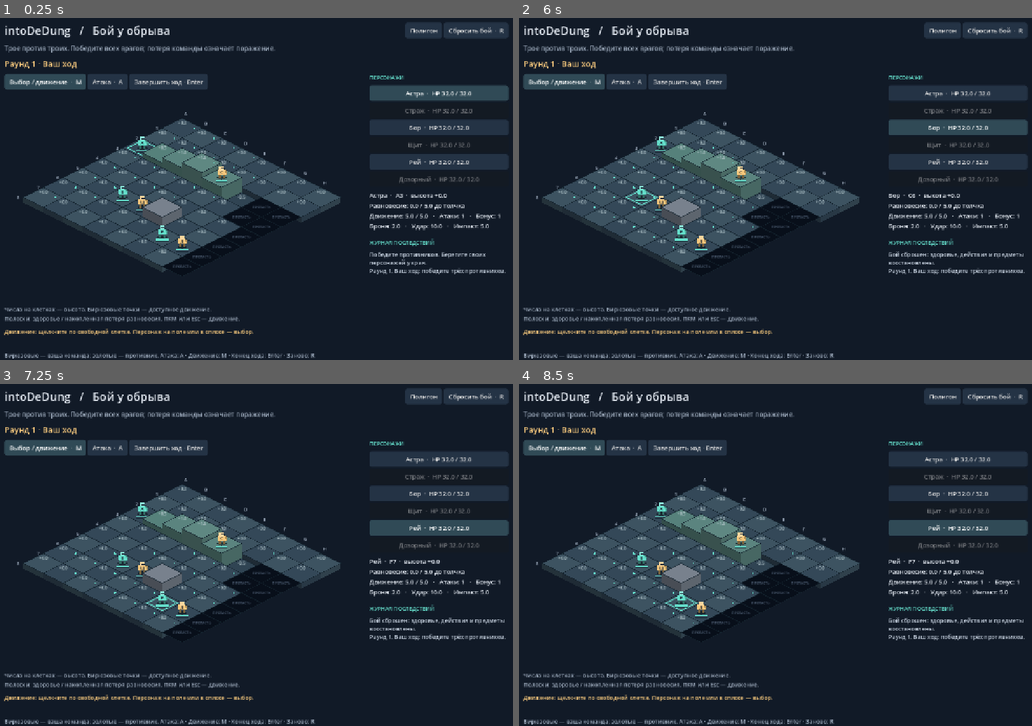
Above: before the commit, frames 1-4 (two rows, left to right).
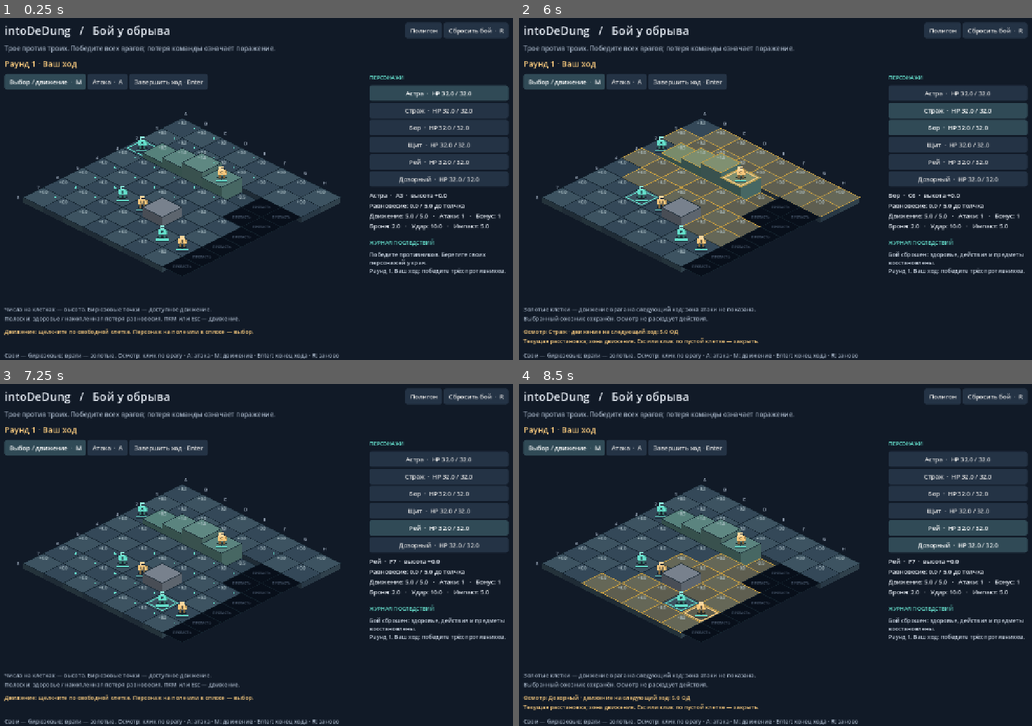
Above: after the commit, the same moments.

Repository: KonisheffAnton/into-de-dung
Game: Godot game, scene res://scenes/demo/tactical_battle.tscn
The game is run twice, just before and just after one commit, with the same random seed, the same clock (stepped at 60 frames per second) and the same inputs.
Inputs (mouse positions are in pixels of both pictures, inside the frame that each line leads up to):
- Up to frame 1 (0.25 s): no input
- Up to frame 2 (6 s): click "Полигон" at 0.5 s; click "Бой против ИИ" at 1.25 s; click "Сбросить бой · R" at 2 s; click "Выбор / движение · M" at 2.75 s; click "Атака · A" at 3.5 s; click "Астра · HP 32.0 / 32.0" at 4.25 s; click "Бор · HP 32.0 / 32.0" at 5 s; click (960, 110) at 5.75 s, where only the run after the commit has a clickable "Страж · HP 32.0 / 32.0"
- Up to frame 3 (7.25 s): click "Рей · HP 32.0 / 32.0" at 6.5 s
- Up to frame 4 (8.5 s): click (960, 510) at 7.25 s, where only the run after the commit has a clickable "Щит · HP 32.0 / 32.0"; click (960, 544) at 8 s, where only the run after the commit has a clickable "Дозорный · HP 32.0 / 32.0"

The runs differ from the first frame. In frame 1, 4.0% of the frame differs, in the area x 1-99%, y 24-100%; in frame 2, 12%, in the area x 0-100%, y 24-100%; in frame 3, 4.0%; in frame 4, 9.0%.

Commit message:
feat(ui): inspect enemy movement without changing selection

Diff:
--- a/scripts/demo/battle_demo.gd
+++ b/scripts/demo/battle_demo.gd
@@ -5,6 +5,7 @@
 var session: BattleDemoSession
 var board_view: BattleDemoBoard
 var attack_mode: bool = false
+var inspected_id: int = UnitId.NONE
 var _roster: VBoxContainer
 var _stats: Label
 var _hint: Label
@@ -157,11 +158,22 @@
 func set_attack_mode(enabled: bool) -> void:
 	if _battle != null and not _battle.can_player_act(): return
 	attack_mode = enabled
+	# Режим действия закрывает осмотр, чтобы подсветка не смешивалась с целью атаки.
+	inspected_id = UnitId.NONE
 	_refresh()
 
 func select_character(id: int) -> void:
 	if session.select_unit(id):
+		inspected_id = UnitId.NONE
 		set_attack_mode(false)
+
+func inspect_enemy(id: int) -> void:
+	if _battle == null or _battle.phase != BattleTacticalSession.Phase.PLAYER_TURN or not _battle.can_player_act(): return
+	var unit := session.board.get_unit_by_id(id)
+	if unit == null or not unit.is_alive() or unit.faction != Faction.Type.ENEMY: return
+	attack_mode = false
+	inspected_id = UnitId.NONE if inspected_id == id else id
+	_refresh()
 
 func handle_cell(cell: Vector2i) -> void:
 	if _battle != null and not _battle.can_player_act(): return
@@ -172,13 +184,21 @@
 			return
 		_show_receipt(session.attack_unit(occupant.id))
 	elif occupant != null:
-		select_character(occupant.id)
+		if _battle != null and occupant.faction == Faction.Type.ENEMY:
+			inspect_enemy(occupant.id)
+		else:
+			select_character(occupant.id)
+	elif inspected_id != UnitId.NONE:
+		# Первый клик по пустой клетке завершает осмотр; движение требует второго клика.
+		inspected_id = UnitId.NONE
+		_refresh()
 	else:
 		_show_receipt(session.move_to(cell))
 
 func reset_demo() -> void:
 	session.reset()
 	attack_mode = false
+	inspected_id = UnitId.NONE
 	_journal.clear()
 	_flow_cursor = 0
 	_ai_delay = 0.0
@@ -191,6 +211,7 @@
 	_create_session()
 	board_view.session = session
 	attack_mode = false
+	inspected_id = UnitId.NONE
 	_journal.clear()
 	_note("Начат бой против компьютера." if tactical_mode else "Полигон: все персонажи управляются вручную.")
 	_refresh()
@@ -198,16 +219,21 @@
 func end_turn() -> void:
 	if _battle == null or not _battle.end_player_turn(): return
 	attack_mode = false
+	inspected_id = UnitId.NONE
 	_ai_delay = 0.5
 	_refresh()
 
 func _refresh() -> void:
+	if inspected_id != UnitId.NONE:
+		var inspected := session.board.get_unit_by_id(inspected_id) if session != null and session.board != null else null
+		if _battle == null or not _battle.can_player_act() or inspected == null or not inspected.is_alive() or inspected.faction != Faction.Type.ENEMY:
+			inspected_id = UnitId.NONE
 	_heading.text = "intoDeDung   /   Бой у обрыва" if tactical_mode else "intoDeDung   /   Полигон"
 	_subtitle.text = "Трое против троих. Победите всех врагов; потеря команды означает поражение." if tactical_mode else "Поднимитесь по ступеням. Ударьте сверху. Столкните стража с уступа."
 	_mode_button.text = "Полигон" if tactical_mode else "Бой против ИИ"
 	_phase_label.visible = tactical_mode
 	_end_turn_button.visible = tactical_mode
-	_instructions.text = "Бирюзовые — ваша команда; золотые — противник. Атака: A · Движение: M · Конец хода: Enter · Заново: R" if tactical_mode else "Ступени: Астра → D3 → A → Страж. Стена: Бор → A → Щит. Пропасть: Рей → A → Мишень на G7."
+	_instructions.text = "Свои — бирюзовые; враги — золотые. Осмотр: клик по врагу · A: атака · M: движение · Enter: конец хода · R: заново" if tactical_mode else "Ступени: Астра → D3 → A → Страж. Стена: Бор → A → Щит. Пропасть: Рей → A → Мишень на G7."
 	var locked := _battle != null and not _battle.can_player_act()
 	_move_button.disabled = locked
 	_attack_button.disabled = locked
@@ -220,6 +246,7 @@
 	_move_button.set_pressed_no_signal(not attack_mode)
 	_attack_button.set_pressed_no_signal(attack_mode)
 	board_view.attack_mode = attack_mode
+	board_view.inspected_id = inspected_id
 	board_view.refresh()
 	for child in _roster.get_children():
 		_roster.remove_child(child)
@@ -230,8 +257,13 @@
 		var button := _button(text)
 		button.toggle_mode = true
 		button.set_pressed_no_signal(unit.id == session.selected_id and alive)
-		button.disabled = not alive or locked or (_battle != null and unit.faction != Faction.Type.PLAYER)
-		button.pressed.connect(select_character.bind(unit.id))
+		if _battle != null and unit.faction == Faction.Type.ENEMY:
+			button.set_pressed_no_signal(unit.id == inspected_id and alive)
+			button.disabled = not alive or locked or _battle == null or _battle.phase != BattleTacticalSession.Phase.PLAYER_TURN
+			button.pressed.connect(inspect_enemy.bind(unit.id))
+		else:
+			button.disabled = not alive or locked
+			button.pressed.connect(select_character.bind(unit.id))
 		_roster.add_child(button)
 	var selected := session.selected_unit()
 	if selected == null:
@@ -242,6 +274,9 @@
 		_stats.text = "%s  ·  %s  ·  высота %+.1f\nРавновесие: %.1f / %.1f до толчка\nДвижение: %.1f / %.1f   ·   Атаки: %d   …(620 unchanged characters)…
 		if selected == session.units[1]: _stats.text += "\nАмулет: +2 HP после каждого полученного урона."
 	_status.text = "Атака: щёлкните по цели. Расход — 1 основное действие." if attack_mode else "Движение: щёлкните по свободной клетке. Персонаж на поле или в списке — выбор."
+	if inspected_id != UnitId.NONE:
+		var enemy := session.board.get_unit_by_id(inspected_id)
+		_status.text = "Осмотр: %s · движение на следующий ход: %.1f ОД\nТекущая расстановка; зона движения. Esc или клик по пустой клетке — закрыть." % [enemy.debug_name, enemy.get_stat(StatTypes.StatType.MOVE_RANGE)]
 	if session.context.is_faulted(): _status.text = "Исполнение остановлено из-за ошибки. Выполненные последствия сохранены; сбросьте бой."
 	if locked: _status.text = _battle.phase_text() + (" · Можно начать заново: R." if _battle.phase != BattleTacticalSession.Phase.ENEMY_TURN else " · Противник выполняет действия.")
 	_hover(board_view.hover_cell)
@@ -249,11 +284,11 @@
 
 func _hover(cell: Vector2i) -> void:
 	if not session.board.is_in_bounds(cell):
-		_hint.text = "Числа на клетках — высота. Бирюзовые точ …(101 unchanged characters)…
+		_hint.text = "Золотые клетки — движение врага на следующий ход; зона атаки не показана.\nВыбранный союзник сохранён. Осмотр не расходует действия." if inspected_id != UnitId.NONE else "Числа на клетках — высота. Бирюзовые точ …(101 unchanged characters)…
 		return
-	var reachable := session.reachable_cells()
+	var reachable: Dictionary = board_view.inspection_cells if inspected_id != UnitId.NONE else session.reachable_cells()
 	var cost := " · путь: %.1f ОД" % float(reachable[cell]) if reachable.has(cell) else ""
-	_hint.text = "%s · высота %+.1f%s\nЛиния показывает маршрут; последствия падений не предсказываются." % [_cell_name(cell), float(session.board.get_height_steps(cell)) / 2.0, cost]
+	_hint.text = "%s · высота %+.1f%s\n%s" % [_cell_name(cell), float(session.board.get_height_steps(cell)) / 2.0, cost, "Осмотр: зона движения на следующий ход, не атаки." if inspected_id != UnitId.NONE else "Линия показывает маршрут; последствия падений не предсказываются."]
 
 func _show_receipt(receipt: ActionReceipt) -> void:
 	for event in receipt.get_events(): _note(_event_text(event))
--- a/scripts/demo/battle_demo_board.gd
+++ b/scripts/demo/battle_demo_board.gd
@@ -10,9 +10,11 @@
 const MUTED := Color("a5b3c5")
 var session: BattleDemoSession
 var attack_mode: bool = false
+var inspected_id: int = UnitId.NONE
 var hover_cell := Vector2i(-1, -1)
 var grid_config := IsoGridConfig.new()
 var _reachable: Dictionary = {}
+var inspection_cells: Dictionary = {}
 var _path: Array[Vector2i] = []
 var _tiles: Node2D
 var _entities: Node2D
@@ -48,7 +50,18 @@
 	if what == NOTIFICATION_RESIZED: _rescale_layout()
 
 func refresh() -> void:
-	_reachable = session.reachable_cells() if session != null else {}
+	inspection_cells.clear()
+	var inspected := session.board.get_unit_by_id(inspected_id) if session != null and session.board != null else null
+	var inspecting_enemy := inspected != null and inspected.is_alive() and inspected.faction == Faction.Type.ENEMY and session is BattleTacticalSession and (session as BattleTacticalSession).can_player_act()
+	if inspecting_enemy:
+		# Следующий ход ещё не пополнял врага: показываем полную будущую дальность.
+		var finder := GridPathfinder.new()
+		finder.configure(session.board.get_bounds(), session.board.make_spatial_data_provider(inspected), 1, &"spatial_move_v1")
+		inspection_cells = finder.get_reachable_cells(inspected.cell, inspected.get_stat(StatTypes.StatType.MOVE_RANGE))
+		_reachable = {}
+	else:
+		inspected_id = UnitId.NONE
+		_reachable = session.reachable_cells() if session != null else {}
 	_refresh_path()
 	_rebuild_visuals()
 	queue_redraw()
@@ -93,7 +106,7 @@
 
 func _refresh_path() -> void:
 	_path.clear()
-	if session != null and not attack_mode and _reachable.has(hover_cell): _path = session.path_to(hover_cell)
+	if session != null and not attack_mode and inspected_id == UnitId.NONE and _reachable.has(hover_cell): _path = session.path_to(hover_cell)
 
 func _rescale_layout() -> void:
 	var factor := maxf(0.1, minf((size.x - 64) / 1024.0, (size.y - 108) / 544.0))
@@ -134,6 +147,7 @@
 		var floor_visual := _make_visual(cell, steps, BattleDemoIsoVisual.Role.PLATFORM if steps > 0 else BattleDemoIsoVisual.Role.FLOOR)
 		floor_visual.is_void = terrain == TerrainType.Type.VOID
 		floor_visual.reachable = not attack_mode and _reachable.has(cell)
+		floor_visual.enemy_range = inspected_id != UnitId.NONE and inspection_cells.has(cell)
 		# Видимые поверхности всех высот сортируются вместе: ближний пол закрывает
 		# дальнюю грань уступа. Разделение по высоте на два слоя ломает это перекрытие.
 		_entities.add_child(floor_visual)
@@ -147,6 +161,7 @@
 		var visual := _make_visual(unit.cell, board.get_height_steps(unit.cell), BattleDemoIsoVisual.Role.UNIT)
 		visual.unit = unit
 		visual.selected = unit.id == session.selected_id and unit.is_alive()
+		visual.inspected = unit.id == inspected_id and unit.is_alive()
 		_entities.add_child(visual)
 		_entity_visuals.append(visual)
 	_entity_visuals.sort_custom(func(a: BattleDemoIsoVisual, b: BattleDemoIsoVisual) -> bool: return a.position.y < b.position.y or (a.position.y == b.position.y and a.get_index() < b.get_index()))
@@ -178,7 +193,7 @@
 		if session.board.get_terrain(hover_cell) == TerrainType.Type.WALL: center.y -= grid_config.height_step
 		var hw := grid_config.tile_size.x * 0.48
 		var hh := grid_config.tile_size.y * 0.48
-		_overlay.draw_polyline(PackedVector2Array([center + Vector2(0, -hh), center + Vector2(hw, 0), center + Vector2(0, hh), center + Vector2(-hw, 0), center + Vector2(0, -hh)]), GOLD if attack_mode else CYAN, 2, true)
+		_overlay.draw_polyline(PackedVector2Array([center + Vector2(0, -hh), center + Vector2(hw, 0), center + Vector2(0, hh), center + Vector2(-hw, 0), center + Vector2(0, -hh)]), GOLD if attack_mode or inspected_id != UnitId.NONE else CYAN, 2, true)
 
 func animate_fall(unit: UnitState, origin: Vector2i, destination: Vector2i) -> void:
 	if unit == null or _ghosts == null or _falling.has(unit.id): return
--- a/scripts/demo/battle_demo_iso_visual.gd
+++ b/scripts/demo/battle_demo_iso_visual.gd
@@ -8,6 +8,8 @@
 var is_void: bool = false
 var selected: bool = false
 var reachable: bool = false
+var enemy_range: bool = false
+var inspected: bool = false
 var transient_label: String = ""
 var transient_tint := Color("f7c97d")
 var fall_drop: float = 0.0:
@@ -73,6 +75,10 @@
 	var top := top_polygon()
 	draw_colored_polygon(top, color)
 	draw_polyline(top + PackedVector2Array([top[0]]), Color("14232e"), 1.2, true)
+	if enemy_range:
+		# Зона осмотра лежит на самой поверхности, чтобы не закрывать native Y-sort сущностей.
+		draw_colored_polygon(top, Color(0.96, 0.68, 0.20, 0.22))
+		draw_polyline(top + PackedVector2Array([top[0]]), Color(0.98, 0.76, 0.28, 0.78), 1.5, true)
 	var center := _top_offset()
 	var hw := grid_config.tile_size.x * 0.5
 	var hh := grid_config.tile_size.y * 0.5
@@ -97,6 +103,10 @@
 		var hw := grid_config.tile_size.x * 0.38
 		var hh := grid_config.tile_size.y * 0.38
 		draw_polyline(PackedVector2Array([foot + Vector2(0, -hh), foot + Vector2(hw, 0), foot + Vector2(0, hh), foot + Vector2(-hw, 0), foot + Vector2(0, -hh)]), tint, 2, true)
+	if inspected:
+		var ring_hw := grid_config.tile_size.x * 0.42
+		var ring_hh := grid_config.tile_size.y * 0.42
+		draw_polyline(PackedVector2Array([foot + Vector2(0, -ring_hh), foot + Vector2(ring_hw, 0), foot + Vector2(0, ring_hh), foot + Vector2(-ring_hw, 0), foot + Vector2(0, -ring_hh)]), Color("f7c97d"), 3, true)
 	# Высота силуэта отделена от его наземной опоры для общей Y-сортировки.
 	draw_set_transform(foot, 0, Vector2.ONE * factor)
 	draw_colored_polygon(PackedVector2Array([Vector2(-18, 0), Vector2(0, -7), Vector2(18, 0), Vector2(0, 7)]), Color(0.03, 0.07, 0.10, 0.65))
--- a/tests/test_tactical_battle.gd
+++ b/tests/test_tactical_battle.gd
@@ -37,7 +37,9 @@
 	var battle := _demo.session as BattleTacticalSession
 	_check(battle != null and _demo.tactical_mode, "default tactical scene")
 	_check(_demo._phase_label.text.contains("Ваш ход") and not _demo._end_turn_button.disabled, "turn visible and enabled")
-	_check((_demo._roster.get_child(1) as Button).disabled and not (_demo._roster.get_child(2) as Button).disabled, "enemy roster locked; allies selectable")
+	_check(not (_demo._roster.get_child(1) as Button).disabled and not (_demo._roster.get_child(2) as Button).disabled, "enemy roster inspectable; allies selectable")
+	await _test_enemy_inspection()
+	battle = _demo.session as BattleTacticalSession
 	await _capture("battle-01-start")
 	_demo.select_character(battle.units[4].id)
 	await _key(KEY_A)
@@ -214,18 +216,106 @@
 	battle.context._sink = ActionEventSink.new()
 	return battle.phase
 
-func _click_cell(cell: Vector2i) -> void:
+func _click_cell(cell: Vector2i, button: MouseButton = MOUSE_BUTTON_LEFT) -> void:
 	var view := _demo.board_view
 	var position := view.global_position + view.cell_center(cell)
-	position.y -= 25.0 * view.grid_config.tile_size.x / 128.0
+	if _demo.session.board.occupant_at(cell) != null:
+		position.y -= 25.0 * view.grid_config.tile_size.x / 128.0
 	for pressed: bool in [true, false]:
 		var event := InputEventMouseButton.new()
-		event.button_index = MOUSE_BUTTON_LEFT
+		event.button_index = button
 		event.pressed = pressed
 		event.position = position
 		event.global_position = position
 		root.push_input(event, true)
 	await process_frame
+
+func _test_enemy_inspection() -> void:
+	var battle := _demo.session as BattleTacticalSession
+	var enemy := battle.units[1]
+	var selected := battle.selected_id
+	# Исчерпанный остаток прошлого хода не должен скрывать движение после будущего refill.
+	enemy.move_points_left = 0.0
+	var before := battle.board.to_snapshot_dict()
+	var revision := battle.context.get_revision()
+	await _click_cell(enemy.cell)
+	_check(_demo.inspected_id == enemy.id and _demo.board_view.inspected_id == enemy.id, "enemy mouse click inspects")
+	_check(battle.selected_id == selected and battle.board.to_snapshot_dict() == before and battle.context.get_revision() == revision, "inspection never selects enemy or mutates battle")
+	_check(enemy.move_points_left == 0.0 and enemy.action_resources.get_main_left() == 1, "inspection does not refill enemy")
+	var finder := GridPathfinder.new()
+	finder.configure(battle.board.get_bounds(), battle.board.make_spatial_data_provider(enemy), 1, &"spatial_move_v1")
+	var expected := finder.get_reachable_cells(enemy.cell, 5.0)
+	_check(_demo.board_view.inspection_cells == expected and expected.size() > 1, "inspection uses full next-turn budget with real provider")
+	_check(not expected.has(Vector2i(4, 5)) and not expected.has(Vector2i(6, 2)) and not expected.has(battle.units[0].cell), "enemy range excludes wall void and occupied opponent")
+	_check(_demo._status.text.contains("Осмотр") or _demo._stats.text.contains("Осмотр"), "inspection visibly distinguished from player selection")
+	_check(_demo._status.text.contains("5.0 ОД"), "inspection labels budget rather than cell count")
+	_demo.board_view.hover_cell = Vector2i(3, 2)
+	_demo.board_view.refresh()
+	_check(_demo.board_view._path.is_empty(), "inspection suppresses player path")
+	var highlighted: Dictionary = {}
+	for visual in _demo.board_view._entity_visuals:
+		if visual.role != BattleDemoIsoVisual.Role.UNIT and visual.enemy_range:
+			highlighted[visual.grid_anchor] = true
+			_check(visual.get_parent() == _demo.board_view._entities and not visual.reachable, "enemy marker stays on Y-sorted tile with no allied dots")
+	_check(highlighted.size() == expected.size(), "every reachable tile visibly highlighted")
+	await _capture("battle-06-enemy-range")
+	await _click_cell(enemy.cell)
+	_check(_demo.inspected_id == UnitId.NONE, "same enemy click toggles inspection off")
+	(_demo._roster.get_child(1) as Button).pressed.emit()
+	_check(_demo.inspected_id == enemy.id and battle.selected_id == selected, "enemy roster inspects without selection")
+	await _key(KEY_ESCAPE)
+	_check(_demo.inspected_id == UnitId.NONE and _demo.board_view.inspection_cells.is_empty(), "Escape clears inspection")
+	_demo.inspect_enemy(enemy.id)
+	await _key(KEY_M)
+	_check(_demo.inspected_id == UnitId.NONE, "M clears inspection")
+	_demo.inspect_enemy(enemy.id)
+	await _click_cell(enemy.cell, MOUSE_BUTTON_RIGHT)
+	_check(_demo.inspected_id == UnitId.NONE, "right click clears inspection")
+	_demo.inspect_enemy(enemy.id)
+	await _click_cell(Vector2i(1, 2))
+	_check(_demo.inspected_id == UnitId.NONE and battle.units[0].cell == Vector2i(0, 2) and battle.context.get_revision() == revision, "empty click only dismisses inspection")
+	await _click_cell(Vector2i(1, 2))
+	_check(battle.units[0].cell == Vector2i(1, 2), "next empty click executes normal player move")
+	_demo.inspect_enemy(enemy.id)
+	_demo.select_character(battle.units[2].id)
+	_check(_demo.inspected_id == UnitId.NONE and battle.selected_id == battle.units[2].id, "ally selection clears enemy inspection")
+	_demo.inspect_enemy(enemy.id)
+	await _key(KEY_A)
+	_check(_demo.inspected_id == UnitId.NONE and _demo.attack_mode, "attack mode clears inspection")
+	(_demo._roster.get_child(1) as Button).pressed.emit()
+	_check(_demo.inspected_id == enemy.id and not _demo.attack_mode, "roster inspection leaves attack mode")
+	_demo.set_attack_mode(false)
+	_demo.inspect_enemy(enemy.id)
+	_demo.end_turn()
+	_check(_demo.inspected_id == UnitId.NONE and _demo.board_view.inspection_cells.is_empty(), "end turn clears inspection")
+	_demo.inspect_enemy(enemy.id)
+	_check(_demo.inspected_id == UnitId.NONE, "inspection cannot restore stale player-turn range during AI")
+	_demo.reset_demo()
+	_demo.inspect_enemy(battle.units[1].id)
+	_demo.toggle_scenario()
+	_check(_demo.inspected_id == UnitId.NONE and _demo.board_view.inspection_cells.is_empty(), "mode switch clears inspection")
+	await _click_cell(_demo.session.units[1].cell)
+	_check(_demo.session.selected_id == _demo.session.units[1].id, "sandbox still selects enemy for manual play")
+	_check(not (_demo._roster.get_child(1) as Button).disabled, "sandbox enemy roster still enabled")
+	_demo.toggle_scenario()
+	_demo.inspect_enemy(_demo.session.units[1].id)
+	_demo.reset_demo()
+	_check(_demo.inspected_id == UnitId.NONE and _demo.board_view.inspection_cells.is_empty(), "reset clears inspection")
+	_demo.inspect_enemy(-1)
+	_demo.inspect_enemy(_demo.session.units[0].id)
+	_check(_demo.inspected_id == UnitId.NONE, "invalid or friendly inspection refused")
+	# Последующий receipt обязан снять осмотр погибшего, даже если смерть пришла извне UI.
+	battle = _demo.session as BattleTacticalSession
+	_demo.inspect_enemy(battle.units[5].id)
+	battle.select_unit(battle.units[4].id)
+	_demo._show_receipt(battle.attack_unit(battle.units[5].id))
+	_check(_demo.inspected_id == UnitId.NONE and _demo.board_view.inspection_cells.is_empty(), "death receipt clears inspected enemy")
+	_demo.reset_demo()
+	_demo.inspect_enemy(battle.units[1].id)
+	battle.context._faulted = true
+	_demo._refresh()
+	_check(_demo.inspected_id == UnitId.NONE and _demo.board_view.inspection_cells.is_empty(), "fault clears inspection")
+	_demo.reset_demo()
 
 func _key(code: Key) -> void:
 	var event := InputEventKey.new()
Not shown, changed: docs/TACTICAL_BATTLE.md
